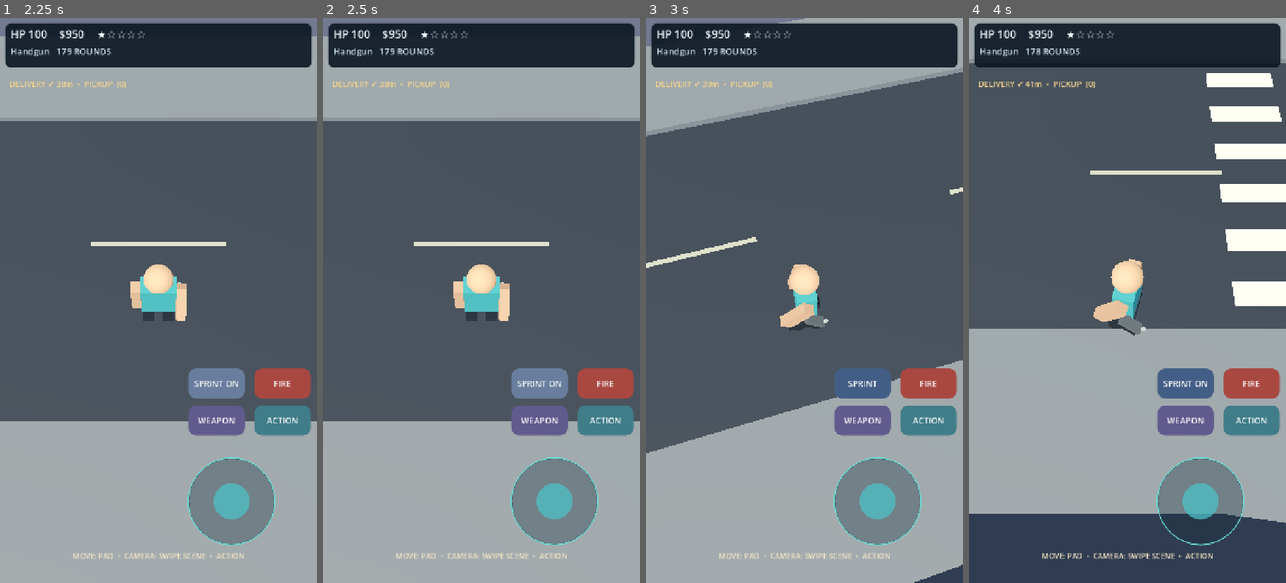
Above: before the commit, frames 1-4 (left to right).
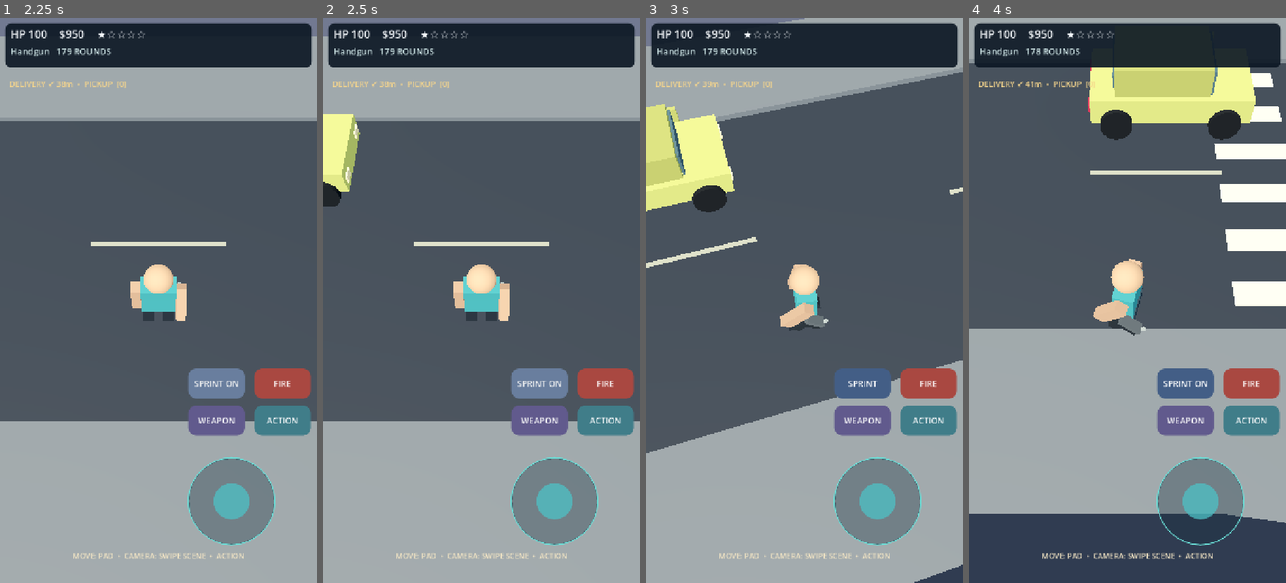
Above: after the commit, the same moments.

Repository: shejklgaia-png/Gt_a_like_game
Game: Godot game, scene res://scenes/main.tscn
The game is run twice, just before and just after one commit, with the same random seed, the same clock (stepped at 60 frames per second) and the same inputs.
Inputs (mouse positions are in pixels of both pictures, inside the frame that each line leads up to):
- Up to frame 1 (2.25 s): click "FIRE" at 0.5 s; click "ACTION" at 1.25 s; click "SPRINT" at 2 s
- Up to frame 2 (2.5 s): no input
- Up to frame 3 (3 s): tap Enter at 2.75 s; move the mouse to (874, 272) at 2.77 s; hold D from 2.78 s (still down); hold Shift from 2.78 s (still down); click (874, 272) at 2.92 s
- Up to frame 4 (4 s): tap Space at 3.02 s; release D at 3.5 s; release Shift at 3.5 s; drag from (1064, 328) to (1111, 413) at 3.52 s

Frame 1 is identical in both runs. In frame 2, 1.5% of the frame differs, in the area x 0-12%, y 17-34%; in frame 3, 4.1%; in frame 4, 5.6%, in the area x 37-91%, y 8-22%.
Error before the commit: Parse Error: Cannot infer the type of "origin" variable because the value doesn't have a set type. (res://scripts/vehicle.gd:85)

Commit message:
Resolve GDScript type inference for multi-ray vehicle pedestrian sensor

Diff:
--- a/scripts/vehicle.gd
+++ b/scripts/vehicle.gd
@@ -82,8 +82,8 @@
 	# Three bumper rays cover the width of the car, not only the centerline.
 	var forward := -global_transform.basis.z
 	for lateral in [-0.72, 0.0, 0.72]:
-		var origin := global_position + Vector3(0, 0.05, 0) + global_transform.basis.x * lateral + forward * 2.25
-		var tip := origin + forward * 7.4
+		var origin: Vector3 = global_position + Vector3(0, 0.05, 0) + global_transform.basis.x * float(lateral) + forward * 2.25
+		var tip: Vector3 = origin + forward * 7.4
 		var params := PhysicsRayQueryParameters3D.create(origin, tip)
 		params.exclude = [get_rid()]
 		var result := get_world_3d().direct_space_state.intersect_ray(params)
